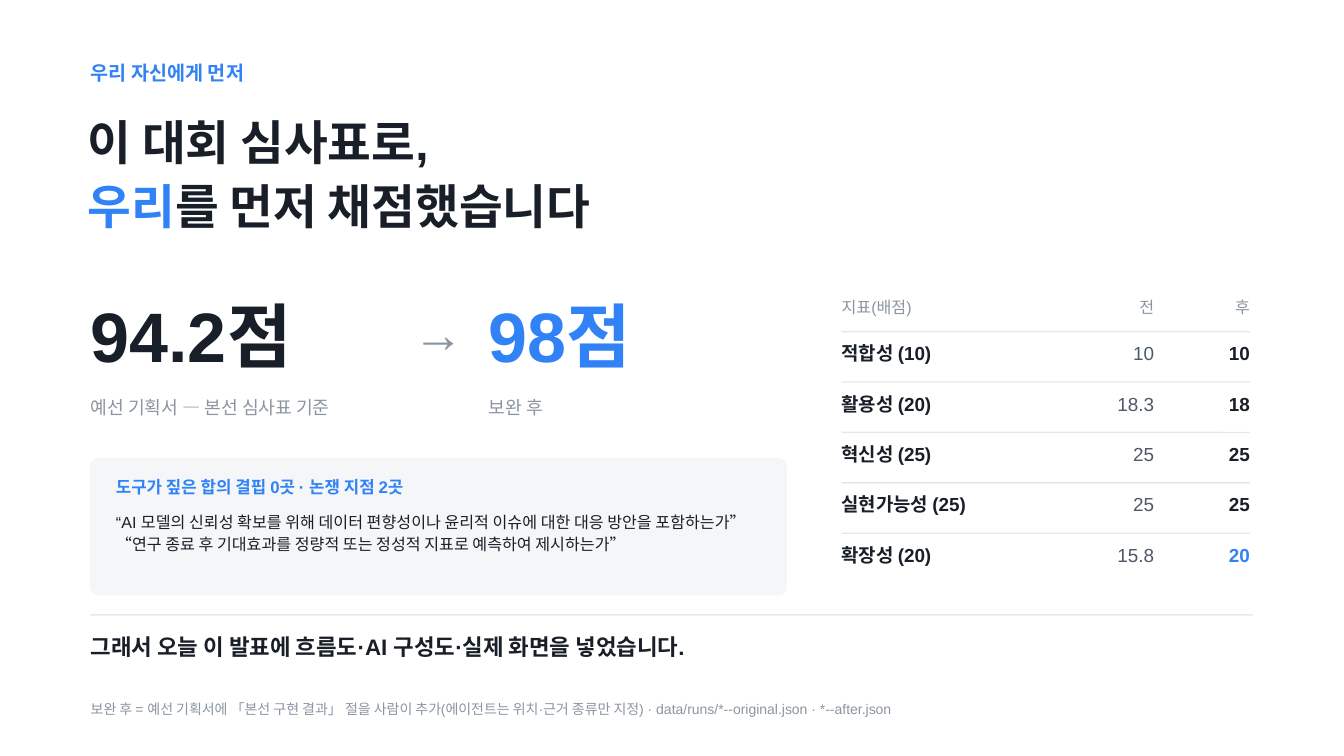
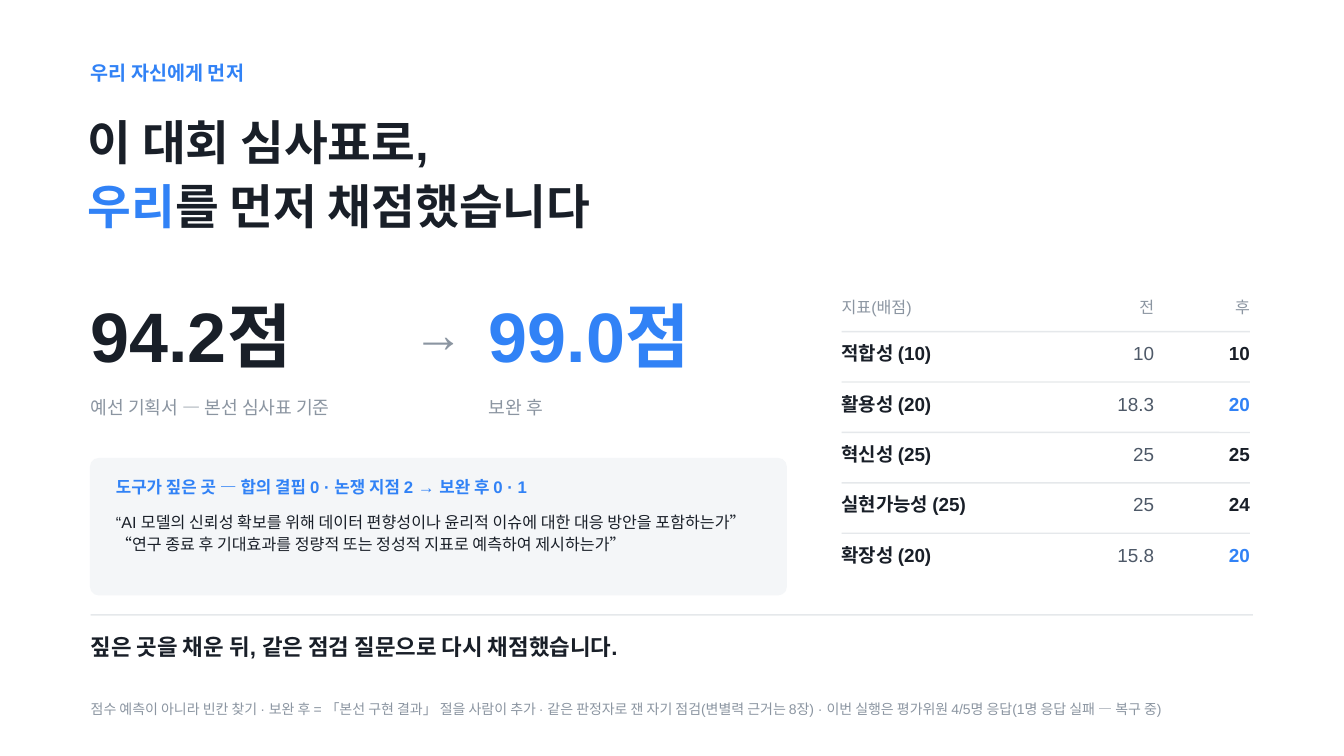
Before and after one commit to Ryugi62/rfp-to-fit, a slide deck: slide 9 of deliver/deck/RFP-to-Fit_루미아.pptx. Drawn at 1344x756 pixels with LibreOffice and Linux fonts; fonts in the diff are those of the drawing. Boxes give left, top, right and bottom in pixels: in the first picture for what was removed or moved away, otherwise in the second. Text is boxed around its words. In the diff, an @@ line names an element or a change of style, - is before the commit and + after.

```diff
--- a/deliver/deck/RFP-to-Fit_루미아.pptx
+++ b/deliver/deck/RFP-to-Fit_루미아.pptx
@@ text at bbox=[489, 306, 690, 368]: text changed @@
-98점
+99.0점
@@ text at bbox=[1229, 398, 1250, 411]: text changed; text colour #191F28 to #3182F6 @@
-18
+20
@@ text at bbox=[116, 479, 527, 495]: text changed @@
-도구가 짚은 합의 결핍 0곳 · 논쟁 지점 2곳
+도구가 짚은 곳 — 합의 결핍 0 · 논쟁 지점 2 → 보완 후 0 · 1
@@ text at bbox=[1229, 498, 1250, 511]: text changed @@
-25
+24
@@ text at bbox=[91, 636, 618, 659]: text changed @@
-그래서 오늘 이 발표에 흐름도·AI 구성도·실제 화면을 넣었습니다.
+짚은 곳을 채운 뒤, 같은 점검 질문으로 다시 채점했습니다.
@@ text at bbox=[91, 702, 1161, 717]: text changed @@
-보완 후 = 예선 기획서에 「본선 구현 결과」 절을 사람이 추가(에이전트는 위치·근거 종류만 지정) · data/runs/*--original.json · *--after.json
+점수 예측이 아니라 빈칸 찾기 · 보완 후 = 「본선 구현 결과」 절을 사람이 추가 · 같은 판정자로 잰 자기 점검(변별력 근거는 8장) · 이번 실행은 평가위원 4/5명 응답(1명 응답 실패 — 복구 중)
```
Also in this commit, not shown: 9 other slides changed, 39 other files.
